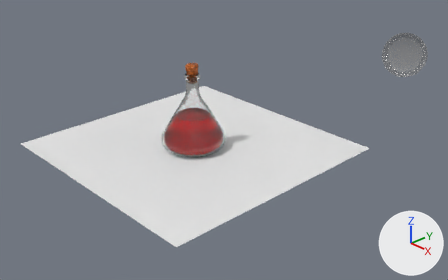
Two versions of the Blender file Image/magicpotion.blend, one commit apart.
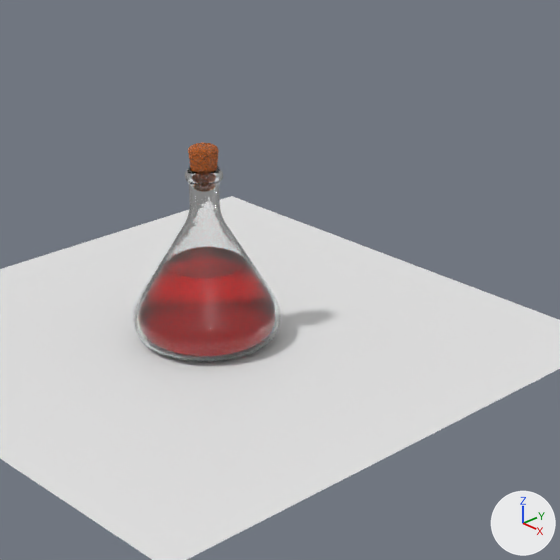
Old and new are each drawn whole from a 50 mm lens placed at (16.95, -14.31, 9.34), pointed at (-0.08, 1.71, -1.58) and again close up on the part from 23% to 77% of the width and 0% to 87% of the height. The axes (+X, +Y, +Z) are drawn at lower right. The lights are the same throughout.
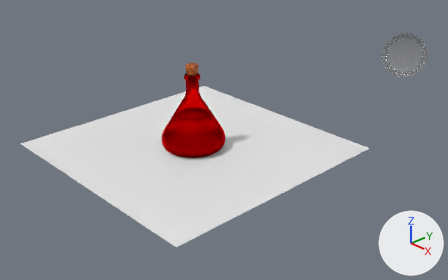
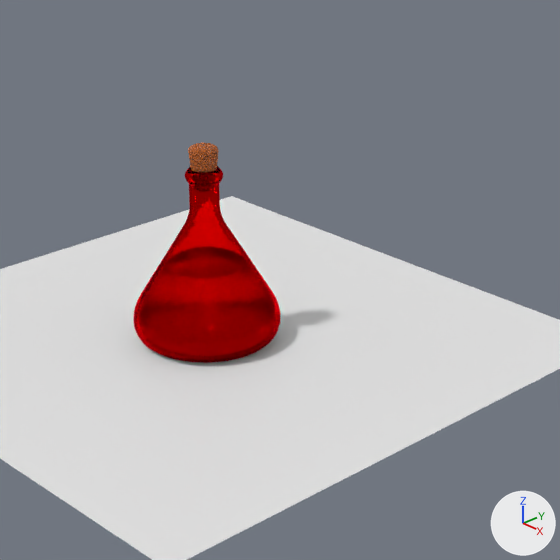
Edits to the bpy script that builds the scene:
```text
Change mat_glass:
    where n0 = _N.new('ShaderNodeTexNoise'); n0.name = 'Noise Texture'
    remove n0.inputs[4].default_value = 0.8  # 'Roughness'
    remove n1 = _N.new('ShaderNodeValToRGB'); n1.name = 'ColorRamp'
    remove while len(n1.color_ramp.elements) > 1: n1.color_ramp.elements.remove(n1.color_ramp.elements[-1])
    remove n1.color_ramp.elements[0].position = 0.386; n1.color_ramp.elements[0].color = (0.0, 0.0, 0.0, 1.0)
    remove _e = n1.color_ramp.elements.new(0.636); _e.color = (0.0819, 0.0819, 0.0819, 1.0)
    where n2 = _N.new('ShaderNodeBsdfGlass'); n2.name = 'Glass BSDF'
    add n2.inputs[0].default_value = (1.0, 0.0, 0.0137, 1.0)  # 'Color', red #ff001f
    where n5 = _N.new('ShaderNodeTexNoise'); n5.name = 'Noise Texture.001'
    remove n5.inputs[4].default_value = 0.567  # 'Roughness'
    add n1 = _N.new('ShaderNodeValToRGB'); n1.name = 'ColorRamp'
    add while len(n1.color_ramp.elements) > 1: n1.color_ramp.elements.remove(n1.color_ramp.elements[-1])
    add n1.color_ramp.elements[0].position = 0.386; n1.color_ramp.elements[0].color = (0.0, 0.0, 0.0, 1.0)
    add _e = n1.color_ramp.elements.new(0.636); _e.color = (0.0819, 0.0819, 0.0819, 1.0)
```

Pixel boxes (x1, y1, x2, y2) of what changed, in the close-ups (560 x 560 px):
'Cylinder', recoloured
    both: (134, 166, 280, 363)
